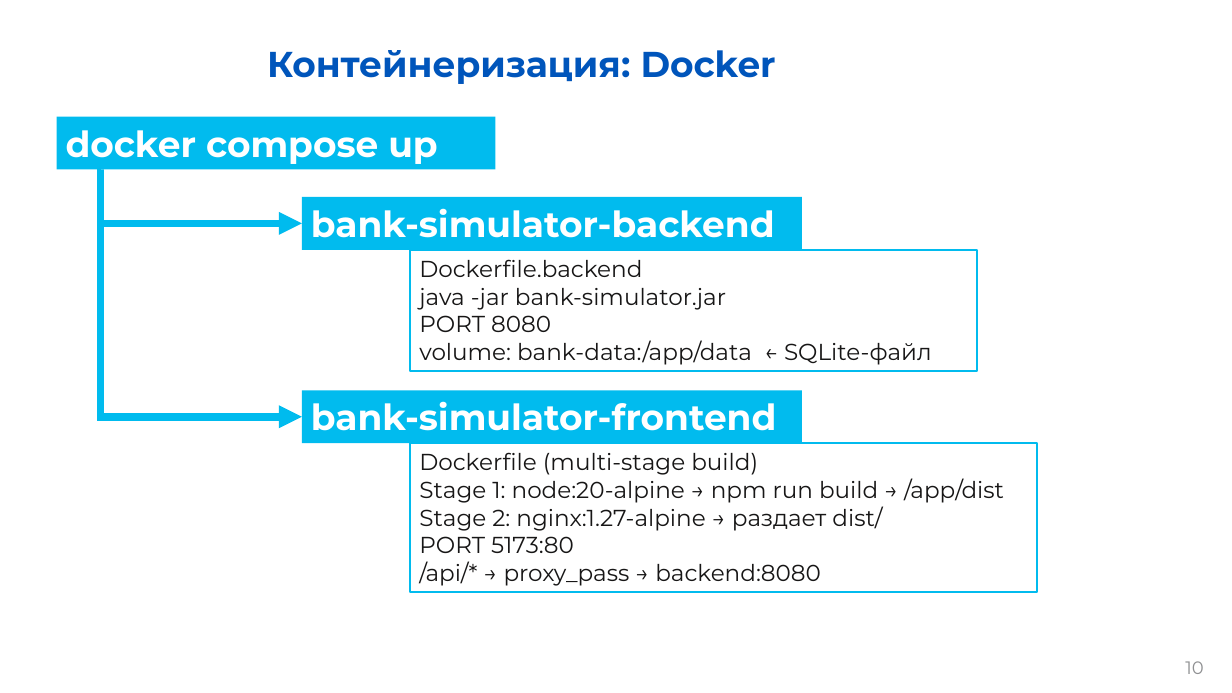
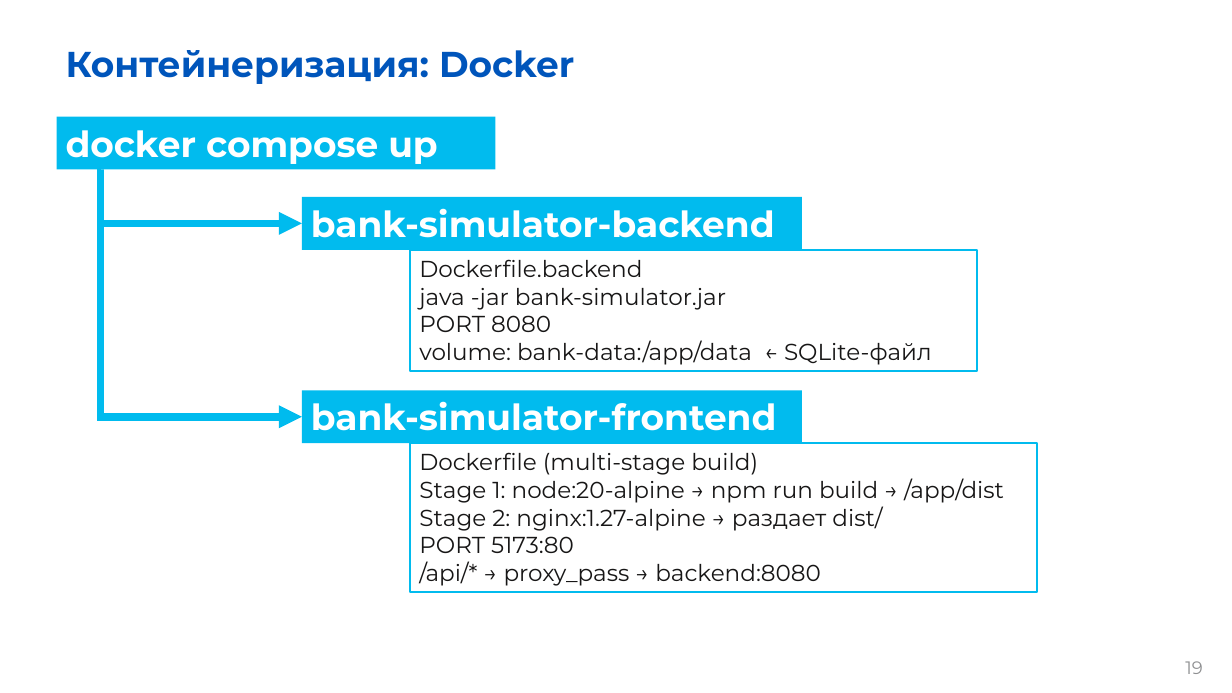
Before and after one commit to kmozgovoj11-rgb/bank_simulator, a slide deck: slide 19 of Презентация.pptx (slide 10 before the commit). Drawn at 1232x693 pixels with LibreOffice and Linux fonts; fonts in the diff are those of the drawing; background and template pictures are left out. Boxes give left, top, right and bottom in pixels: in the first picture for what was removed or moved away, otherwise in the second. Text is boxed around its words. In the diff, an @@ line names an element or a change of style, - is before the commit and + after.

```diff
--- a/Презентация.pptx
+++ b/Презентация.pptx
@@ title "Контейнеризация: Docker" at (x1=66, y1=50, x2=574, y2=84): alignment centre to left @@
@@ page number at (x1=1185, y1=661, x2=1202, y2=674): text changed @@
-10
+19
```
Also in this commit, not shown: 15 other slides changed, 16 slides added, 2 slides removed.
